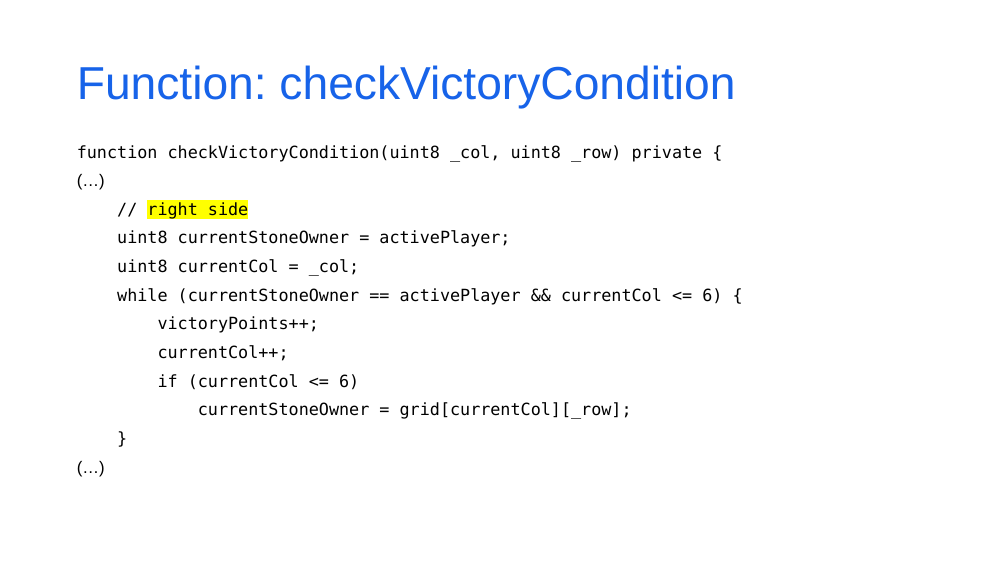
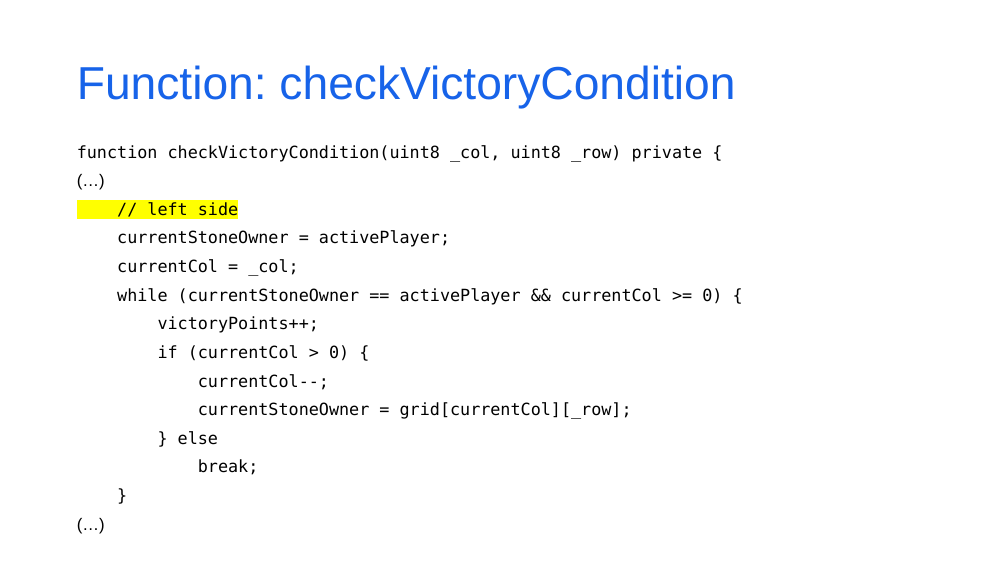
Before and after one commit to matnad/vierGewinntSC, a slide deck: slide 10 of presentation/nice fonts_migo.pptx. Drawn at 1008x567 pixels with LibreOffice and Linux fonts; fonts in the diff are those of the drawing; background and template pictures are left out. Boxes give left, top, right and bottom in pixels: in the first picture for what was removed or moved away, otherwise in the second. Text is boxed around its words. In the diff, an @@ line names an element or a change of style, - is before the commit and + after.

```diff
--- a/presentation/nice fonts_migo.pptx
+++ b/presentation/nice fonts_migo.pptx
@@ text at (117,202,722,305): text changed @@
-// right side
-uint8 currentStoneOwner = activePlayer;
-uint8 currentCol = _col;
-while (currentStoneOwner == activePlayer && currentCol <= 6) {
+// left side
+currentStoneOwner = activePlayer;
+currentCol = _col;
+while (currentStoneOwner == activePlayer && currentCol >= 0) {
@@ text at (158,345,349,390): text changed @@
-currentCol++;
-if (currentCol <= 6)
+if (currentCol > 0) {
+currentCol--;
@@ text at (178,431,259,475): paragraphs added @@
+} else
+break;
```
Also in this commit, not shown: 6 other slides changed.
